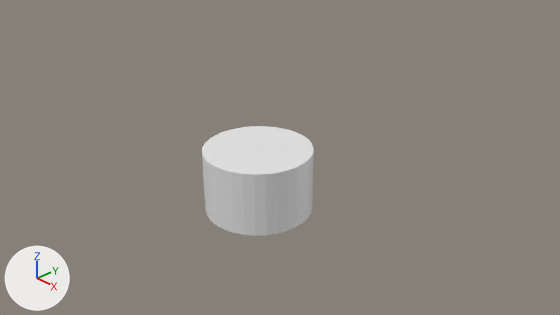
The Blender file Assets/Models/Platform.blend: old version first, new version second.
Camera for both pictures: the file's camera 'Camera'. The axes (+X, +Y, +Z) are drawn at lower left. The lights are the same throughout.
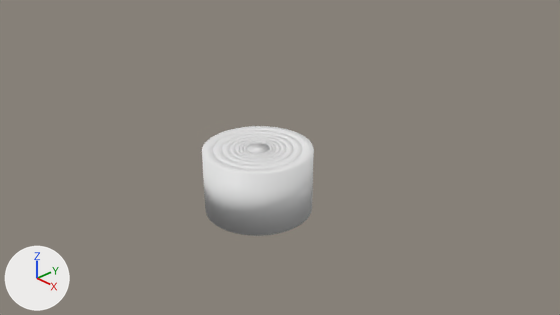
What differs and where, as boxes [x1, y1, x2, y2] in the pictures (560 x 315 px):
part 1 of me_cylinder, added: after [202, 126, 314, 236]

The change, as a diff of the scene's bpy script:
```diff
--- a/Assets/Models/Platform.blend.py
+++ b/Assets/Models/Platform.blend.py
@@ me_cylinder @@
 # used by ob_cylinder; location = (0.0, 0.0, 0.0); scale = (1.0, 1.0, 0.6)
-me_cylinder.from_pydata(...)  # 128 vertices, 98 faces; spans x -1.0..1.0, y -1.0..1.0, z -1.0..1.0
+me_cylinder.from_pydata(...)  # 640 vertices, 482 faces; spans x -1.0..1.0, y -1.0..1.0, z -1.0..1.0
+# me_cylinder part 1: 512 vertices added at x -1.0..1.0, y -1.0..1.0, z -1.0..1.0
+# me_cylinder part 2: the surface is now shaded smooth
```
